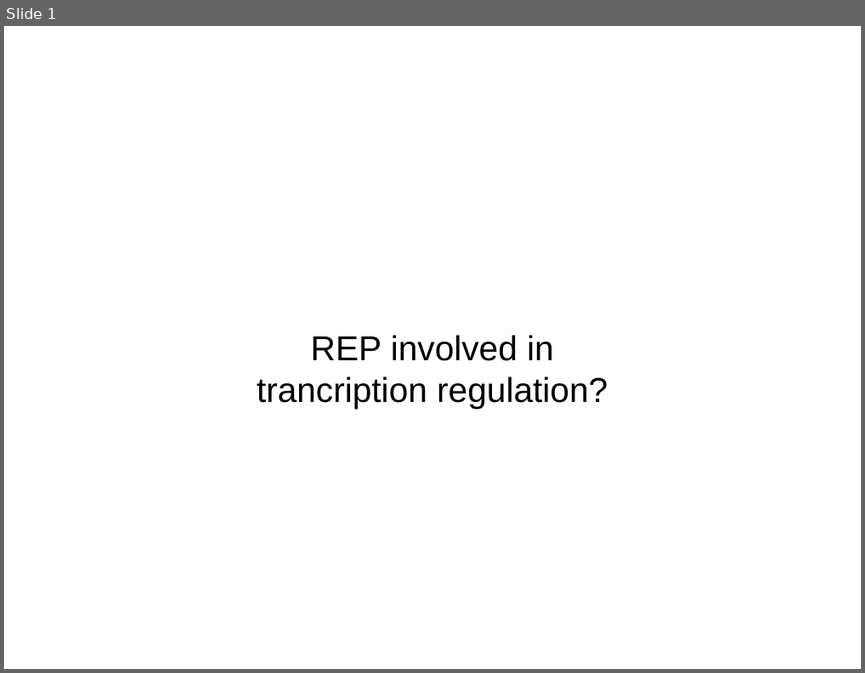
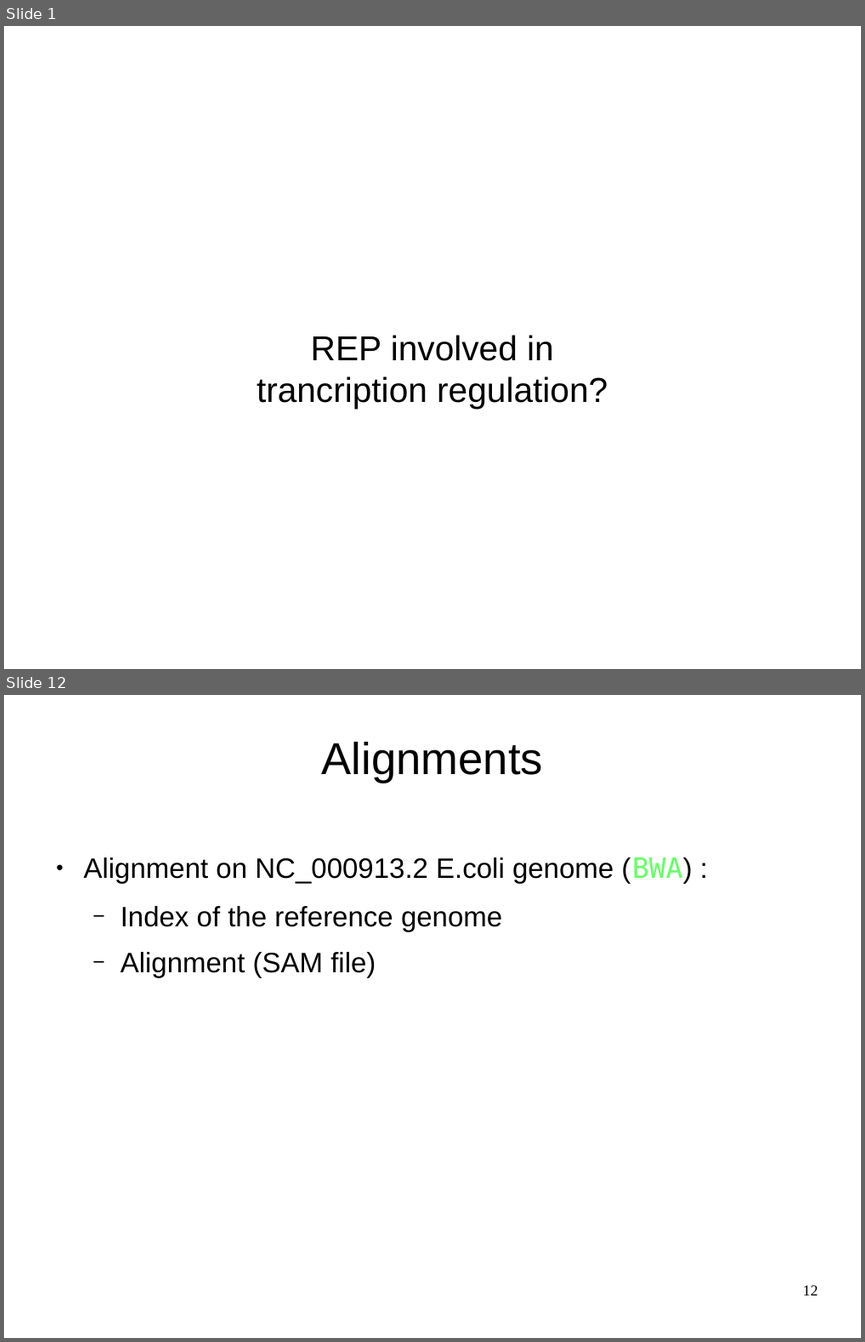
Before and after one commit to mesmeraf/stage_M2, a slide deck: presentation.odp. Shown one above the other, each under a label of ours: slide 1 before the commit, slides 1 and 12 after it; the slides between them are not shown. The pictures are 865x673 and 865x1342 pixels, drawn with LibreOffice and Linux fonts; fonts in the diff are those of the drawing; background and template pictures are left out. Boxes give left, top, right and bottom in pixels: in the first picture for what was removed or moved away, otherwise in the second. Text is boxed around its words. In the diff, an @@ line names an element or a change of style, - is before the commit and + after.

```diff
--- a/presentation.odp
+++ b/presentation.odp
@@ slide 12 added at bbox=[4, 695, 861, 1338], background picture (left out) @@
@@ title added at bbox=[322, 742, 543, 783], 41.4 pt, text #000000 @@
+Alignments
@@ text added at bbox=[84, 857, 692, 978], 26 pt, text #000000 @@
+● Alignment on NC_000913.2 E.coli genome (BWA) :
+  − Index of the reference genome
+  − Alignment (SAM file)
@@ page number added at bbox=[803, 1285, 818, 1295], 14 pt, text #000000 @@
+12
```
Also in this commit, not shown: 4 slides changed, 16 other slides added, 10 other files.
